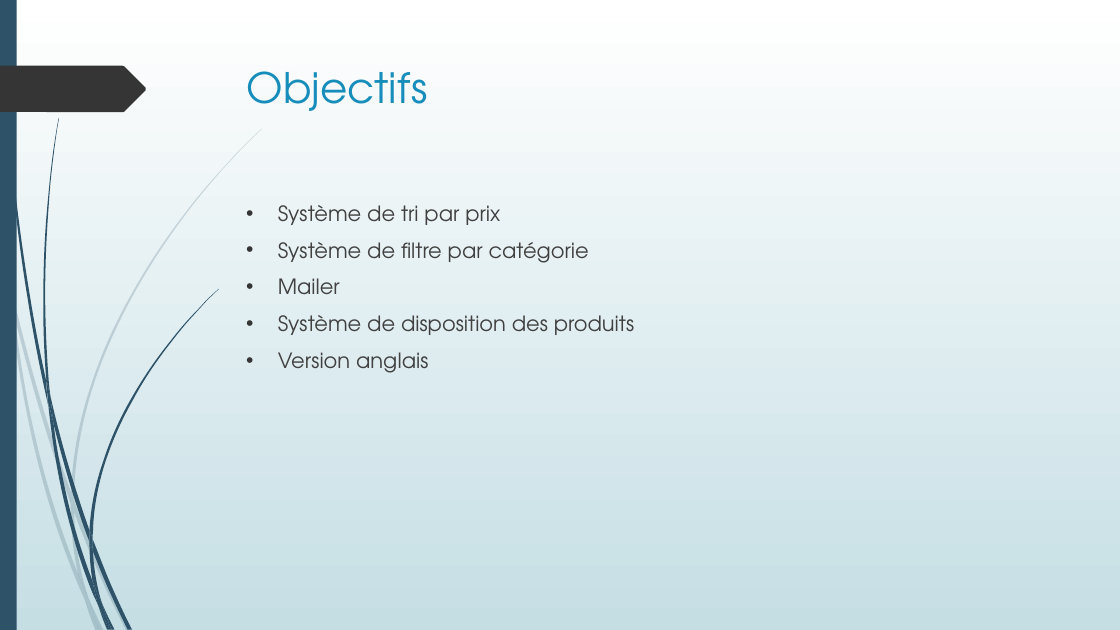
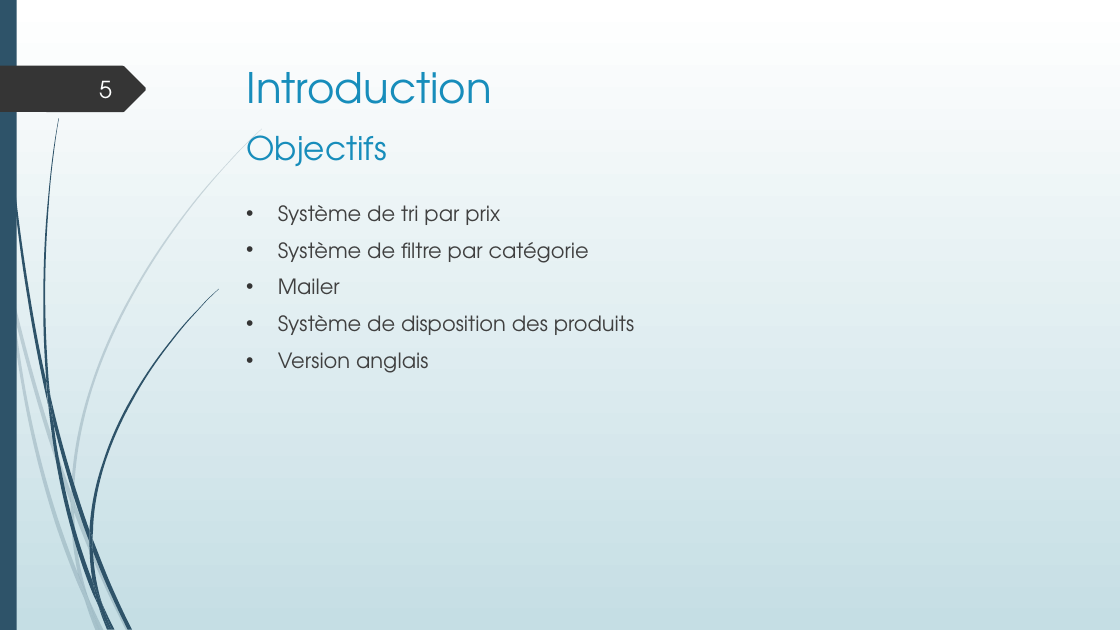
Before and after one commit to LisaF0/projet, a slide deck: slide 5 of aDoc/Projet boutique en ligne.pptx (slide 4 before the commit). Drawn at 1120x630 pixels with LibreOffice and Linux fonts; fonts in the diff are those of the drawing. Boxes give left, top, right and bottom in pixels: in the first picture for what was removed or moved away, otherwise in the second. Text is boxed around its words. In the diff, an @@ line names an element or a change of style, - is before the commit and + after.

```diff
--- a/aDoc/Projet boutique en ligne.pptx
+++ b/aDoc/Projet boutique en ligne.pptx
@@ page number added at (x1=99, y1=80, x2=112, y2=99), 20 pt, text #FEFFFF @@
+5
@@ title added at (x1=247, y1=72, x2=492, y2=104), 36 pt, text #178DBB @@
+Introduction
@@ text "Objectifs" moved from (x1=247, y1=71, x2=428, y2=111) to (x1=247, y1=135, x2=387, y2=166) @@
@@ text "Objectifs" at (x1=247, y1=135, x2=387, y2=166): size 36 to 28 pt @@
```
Also in this commit, not shown: 19 other slides changed, 10 slides added, 8 slides removed, 30 other files.
